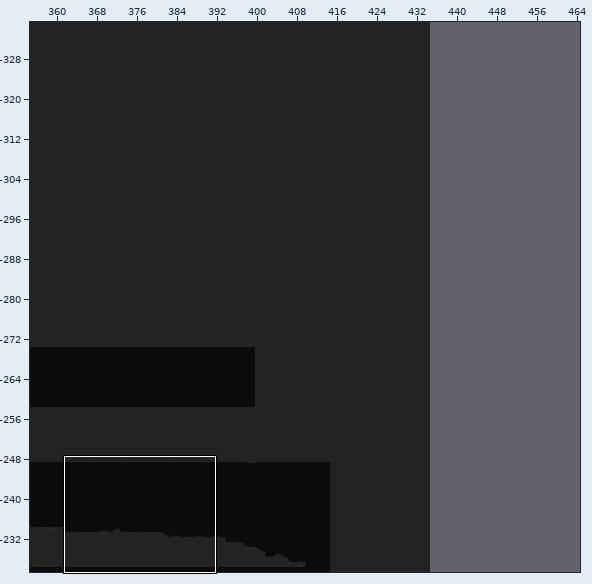
A Tiled map gets an edit: Assets/SuperTiled2Unity/Import/Overworld.tmx. Above: a wide view before the commit, with the close-up outlined.
Close-up. Earlier state:
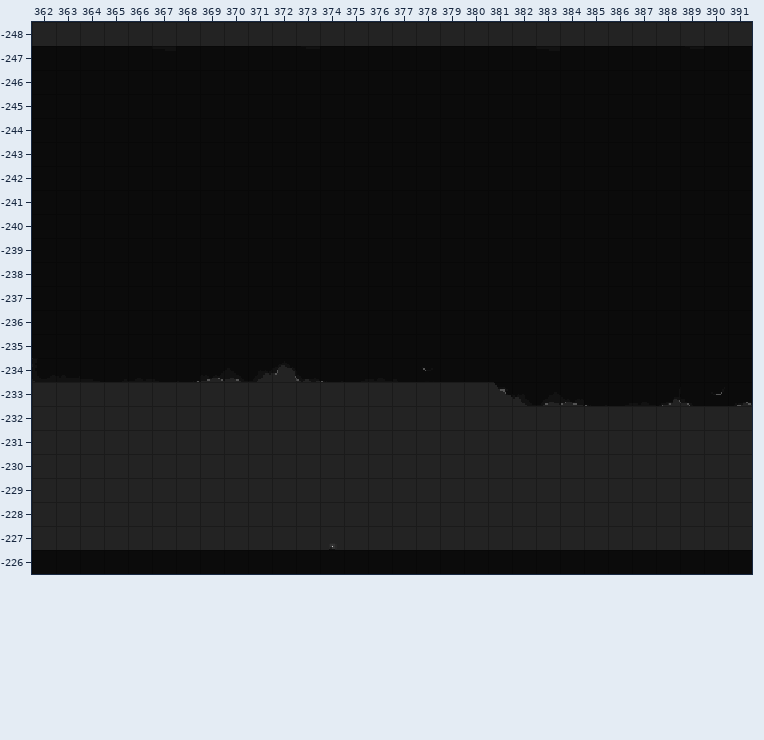
Cells are 16x16 px. Shown: x 362..391, y -248..-226. The commit also changed other parts of the map, which this record leaves out.
And afterwards:
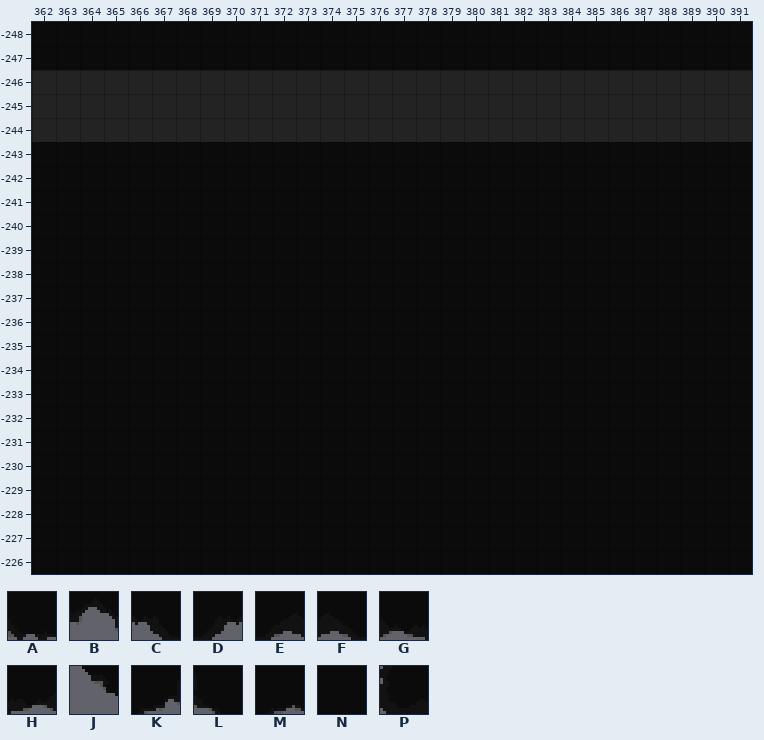
Key: from "Updated Dark Basic Set": A 2 flipped left-right, B 3 flipped left-right, C 4, D 4 flipped left-right, E 5, F 5 flipped left-right, G 6, H 6 flipped left-right, J 44 flipped up-down, K 46, L 47, M 49, N 222, P 243.
_ is an empty cell.
From old to new:
{"where": "layer \"Ground with Collider_0\""}
{"y":-248,"x":362,"old":"______________________________","new":"NNNNNNNNNNNNNNNNNNNNNNNNNNNNNN"}
{"y":-246,"x":362,"old":"NNNNNNNNNNNNNNNNNNNNNNNNNNNNNN","new":"______________________________"}
{"y":-245,"x":362,"old":"NNNNNNNNNNNNNNNNNNNNNNNNNNNNNN","new":"______________________________"}
{"y":-244,"x":362,"old":"NNNNNNNNNNNNNNNNNNNNNNNNNNNNNN","new":"______________________________"}
{"y":-234,"x":362,"old":"P","new":"N"}
{"y":-234,"x":369,"old":"HFDBA","new":"NNNNN"}
{"y":-233,"x":362,"old":"___________________JCEG","new":"NNNNNNNNNNNNNNNNNNNNNNN"}
{"y":-233,"x":388,"old":"KL","new":"NN"}
{"y":-233,"x":391,"old":"M","new":"N"}
{"y":-232,"x":362,"old":"______________________________","new":"NNNNNNNNNNNNNNNNNNNNNNNNNNNNNN"}
{"y":-231,"x":362,"old":"______________________________","new":"NNNNNNNNNNNNNNNNNNNNNNNNNNNNNN"}
{"y":-230,"x":362,"old":"______________________________","new":"NNNNNNNNNNNNNNNNNNNNNNNNNNNNNN"}
{"y":-229,"x":362,"old":"______________________________","new":"NNNNNNNNNNNNNNNNNNNNNNNNNNNNNN"}
{"y":-228,"x":362,"old":"______________________________","new":"NNNNNNNNNNNNNNNNNNNNNNNNNNNNNN"}
{"y":-227,"x":362,"old":"______________________________","new":"NNNNNNNNNNNNNNNNNNNNNNNNNNNNNN"}
